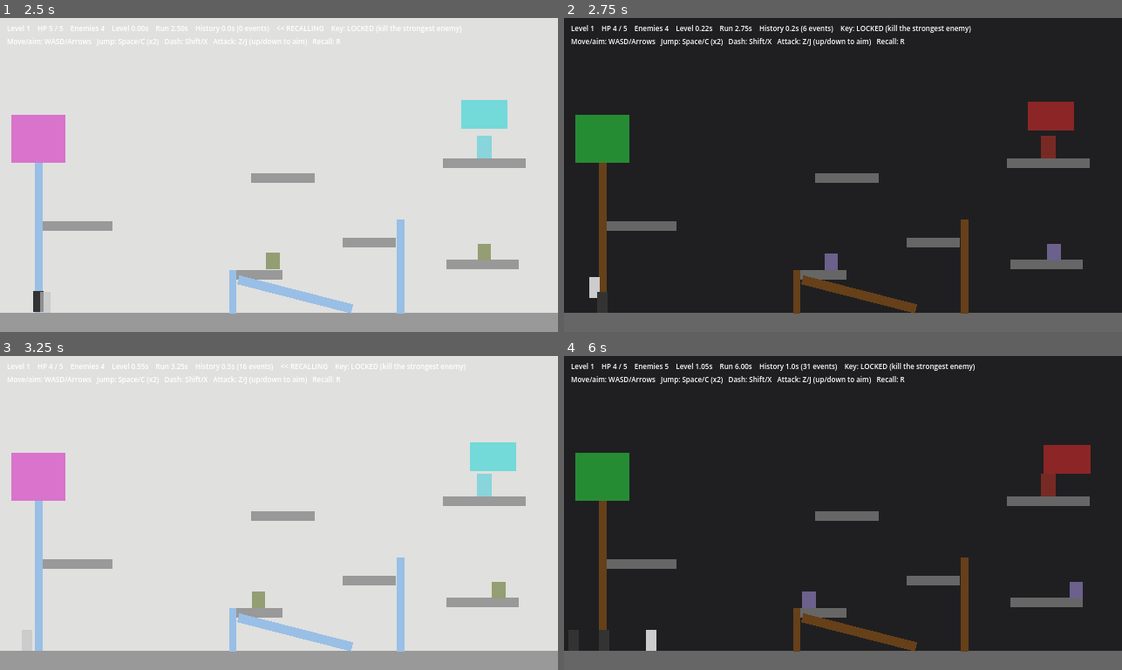
Above: before the commit, frames 1-4 (two rows, left to right).
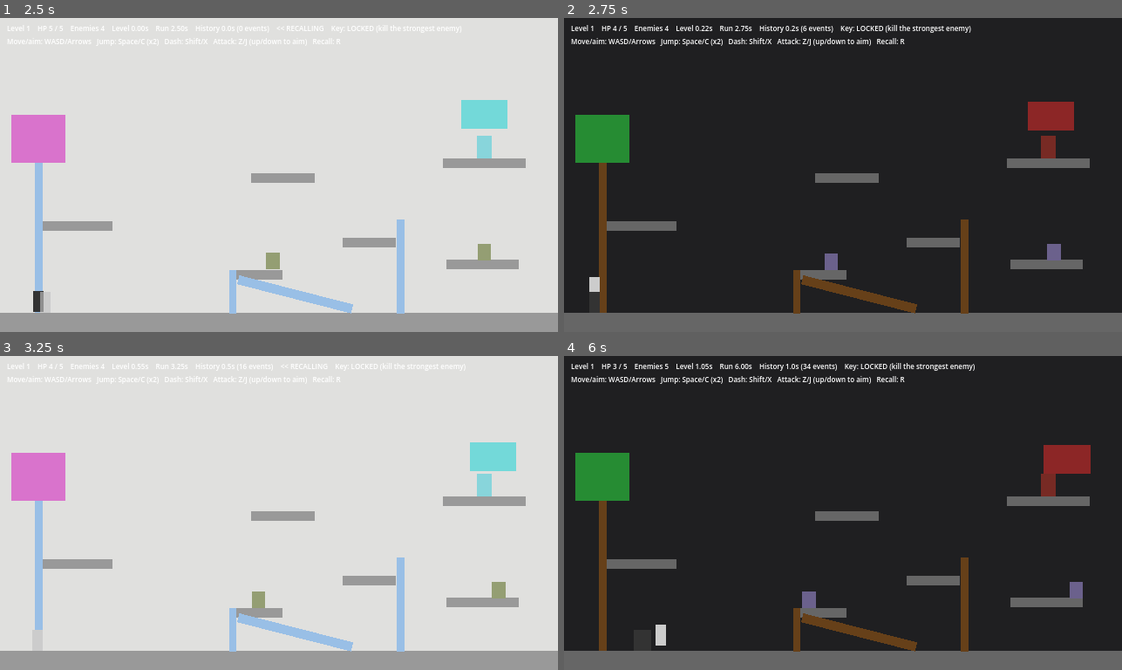
Above: after the commit, the same moments.

Repository: jmy0713/CreativeJam26
Game: Godot game, scene res://scenes/levels/level_1.tscn
Same seed, same stepped clock (60 frames per second), same inputs: the game is played once before the commit and once after it.
Inputs:
- Up to frame 1 (2.5 s): tap Enter at 0.5 s; hold D (move_right) 0.53-2.03 s; tap R (recall) at 0.6, 1.55 s; tap Space (jump) at 0.77, 0.8, 1.07, 1.35, 1.52, 1.82, 2, 2.3 s; hold A (move_left) from 2.03 s (still down); tap Z (attack) at 2.1 s
- Up to frame 2 (2.75 s): keep holding A (move_left)
- Up to frame 3 (3.25 s): release A (move_left) at 2.78 s; hold D (move_right) from 2.78 s (still down); tap Shift (dash) at 2.85 s; tap Space (jump) at 3.02 s; tap R (recall) at 3.05 s
- Up to frame 4 (6 s): tap Space (jump) at 3.32, 3.77, 3.8, 4.07, 4.52, 4.82, 5.1 s; tap R (recall) at 3.6, 4.35 s; tap Enter at 4.25 s; release D (move_right) at 4.28 s; hold A (move_left) 4.28-5.03 s; hold D (move_right) 5.03-5.78 s; hold A (move_left) from 5.78 s (still down); tap Z (attack) at 5.85 s

Frame 1 is identical in both runs. In frame 2, 0.1% of the frame differs, in the area x 4-8%, y 87-94%; in frame 3, less than 0.1%; in frame 4, 0.3%, in the area x 6-45%, y 2-94%.

Commit message:
echo buff

Diff:
--- a/scenes/enemies/echo.tscn
+++ b/scenes/enemies/echo.tscn
@@ -1,13 +1,13 @@
 [gd_scene format=3]
 
-[ext_resource type="Script" path="res://scripts/enemies/walker.gd" id="1_walker"]
+[ext_resource type="Script" path="res://scripts/enemies/echo.gd" id="1_echo"]
 
 [sub_resource type="RectangleShape2D" id="RectangleShape2D_echo"]
 size = Vector2(12, 24)
 
 [node name="Echo" type="CharacterBody2D"]
 collision_layer = 4
-script = ExtResource("1_walker")
+script = ExtResource("1_echo")
 
 [node name="CollisionShape2D" type="CollisionShape2D" parent="."]
 shape = SubResource("RectangleShape2D_echo")
--- /dev/null
+++ b/scripts/enemies/echo.gd
@@ -0,0 +1,93 @@
+class_name Echo
+extends Walker
+## The echo/clone spawned when the player recalls. Buffed version of Walker
+## with double jump, increased speed, and chases the player.
+
+@export var jump_velocity := -244.4
+@export var double_jump_velocity := -200.0
+@export var chase_range := 300.0  # How far away the echo will chase from
+
+var air_jumps_left := 0
+var max_air_jumps := 1
+var last_floor_tick := GameManager.NEVER
+
+
+func _ready() -> void:
+	super()
+	air_jumps_left = max_air_jumps
+	# Increase speed from default 38.8 to ~77.6 (double)
+	speed = 77.6
+
+
+func _behave(delta: float) -> void:
+	# Chase the player if in range
+	_chase_player()
+
+	# Handle jump logic
+	_handle_jump()
+
+	# Apply gravity
+	if not is_on_floor():
+		velocity.y = minf(velocity.y + gravity * delta, max_fall_speed)
+	else:
+		last_floor_tick = GameManager.timeline_tick
+		air_jumps_left = max_air_jumps
+
+	# Wall/ledge turning logic (from parent Walker)
+	if is_on_wall() or (is_on_floor() and not ledge_check.is_colliding()):
+		direction = -direction
+	ledge_check.position.x = absf(ledge_check.position.x) * direction
+	velocity.x = direction * speed
+
+
+func _chase_player() -> void:
+	# Chase the player if they're in range
+	if GameManager.player == null:
+		return
+
+	var distance_to_player := global_position.distance_to(GameManager.player.global_position)
+	if distance_to_player > chase_range:
+		return
+
+	# Move towards the player
+	var player_direction := signf(GameManager.player.global_position.x - global_position.x)
+	if player_direction != 0.0:
+		direction = player_direction
+
+	# Jump if player is above us
+	var player_above := GameManager.player.global_position.y < global_position.y - 30.0
+	if player_above and is_on_floor():
+		velocity.y = jump_velocity
+		last_floor_tick = GameManager.NEVER
+
+
+func _handle_jump() -> void:
+	# Echo randomly jumps to make it more challenging
+	var should_jump := randf() < 0.01  # 1% chance per frame to attempt random jump
+
+	if should_jump:
+		if is_on_floor():
+			velocity.y = jump_velocity
+			last_floor_tick = GameManager.NEVER
+		elif air_jumps_left > 0:
+			velocity.y = double_jump_velocity
+			air_jumps_left -= 1
+
+
+func recall_sample() -> Dictionary:
+	var sample := super()
+	sample.air_jumps_left = air_jumps_left
+	sample.last_floor_tick = last_floor_tick
+	return sample
+
+
+func apply_recall_sample(sample: Dictionary) -> void:
+	super(sample)
+	air_jumps_left = sample.get("air_jumps_left", max_air_jumps)
+	last_floor_tick = sample.get("last_floor_tick", GameManager.NEVER)
+
+
+func on_recall_finished() -> void:
+	super()
+	air_jumps_left = max_air_jumps
+	last_floor_tick = GameManager.NEVER
Not shown, added: scripts/enemies/echo.gd.uid
